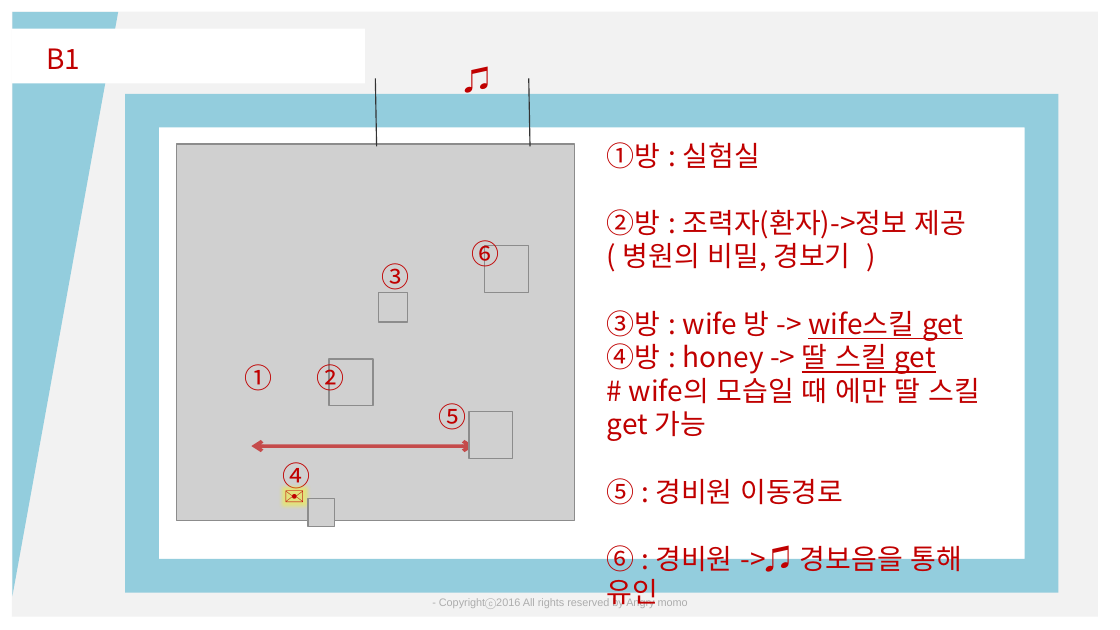
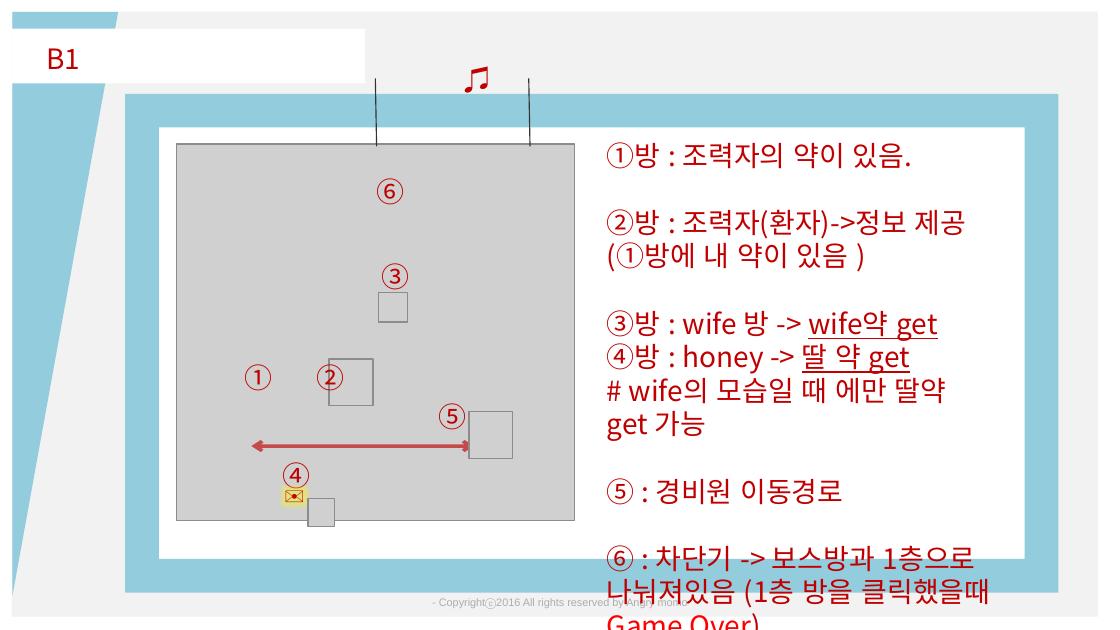
Before and after one commit to ParkSeJi/Touch-My-Skin, a slide deck: slide 4 of 겜소디 맵디.pptx. Drawn at 1120x630 pixels with LibreOffice and Linux fonts; fonts in the diff are those of the drawing; grey boxes stand for pictures. Boxes give left, top, right and bottom in pixels: in the first picture for what was removed or moved away, otherwise in the second. Text is boxed around its words. In the diff, an @@ line names an element or a change of style, - is before the commit and + after.

```diff
--- a/겜소디 맵디.pptx
+++ b/겜소디 맵디.pptx
@@ text at (607,142,967,441): text changed @@
-①방 : 실험실
-②방 : 조력자(환자)->정보 제공( 병원의 비밀, 경보기 )
-③방 : wife 방 -> wife스킬 get
-④방 : honey -> 딸 스킬 get
-# wife의 모습일 때 에만 딸 스킬get 가능
+①방 : 조력자의 약이 있음.
+②방 : 조력자(환자)->정보 제공(①방에 내 약이 있음 )
+③방 : wife 방 -> wife약 get
+④방 : honey -> 딸 약 get
+# wife의 모습일 때 에만 딸약
+get 가능
@@ text "⑥" rewrapped from (472,240,500,272) to (377,178,405,205) @@
@@ picture removed at (485,245,529,292) @@
@@ text at (607,541,991,610): text changed @@
-⑥ : 경비원 ->♫ 경보음을 통해 유인
+⑥ : 차단기 -> 보스방과 1층으로 나눠져있음 (1층 방을 클릭했을때 Game Over)
```
Also in this commit, not shown: 4 other slides changed.
